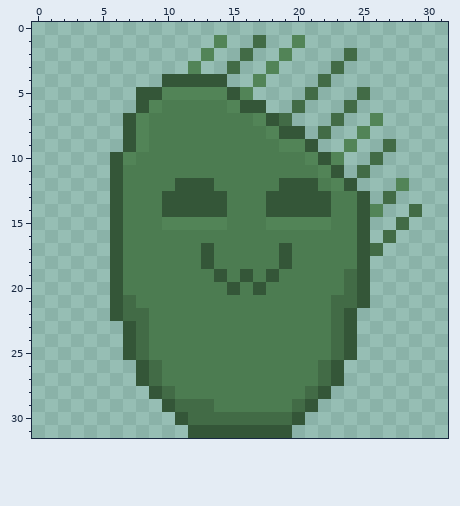
Two states of a pixel-art sprite, Textures/Adventure/characters/glop_left_fall.png. The picture above is the old version.
The file is 32x32 pixels.
Now the later version:
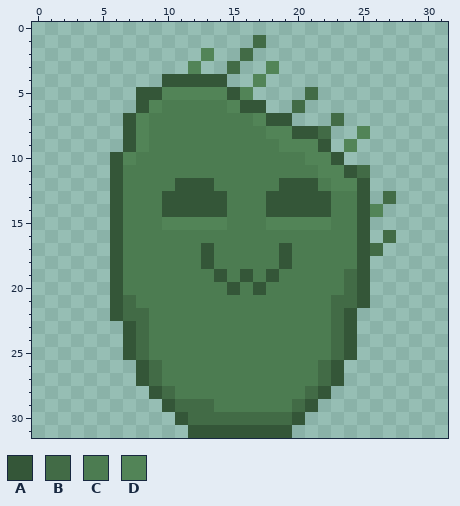
Palette (. is transparent): A #345638  B #426b46  C #4c7c51  D #528457
Changes in this commit:
The author put colour A in row 8 at x 21; in row 9 at x 22; in row 11 at x 24; in row 12 at x 25.
Colour B becomes colour A in row 7 at x 19.
Colour D becomes colour A in row 10 at x 23.
Colour A becomes colour D in row 8 at x 19; in row 9 at x 21; in row 10 at x 22; in row 11 at x 23; in row 12 at x 24.
Colour B is gone in row 2 at x 24; in row 3 at x 23; in row 4 at x 22; in row 5 at x 25; in row 6 at x 24; in row 9 at x 27.
Colour B is gone in row 10 at x 26; in row 14 at x 29; in row 15 at x 28.
Colour D is gone in row 1 at x 14 and 20; in row 2 at x 19; in row 7 at x 26; in row 12 at x 28.
